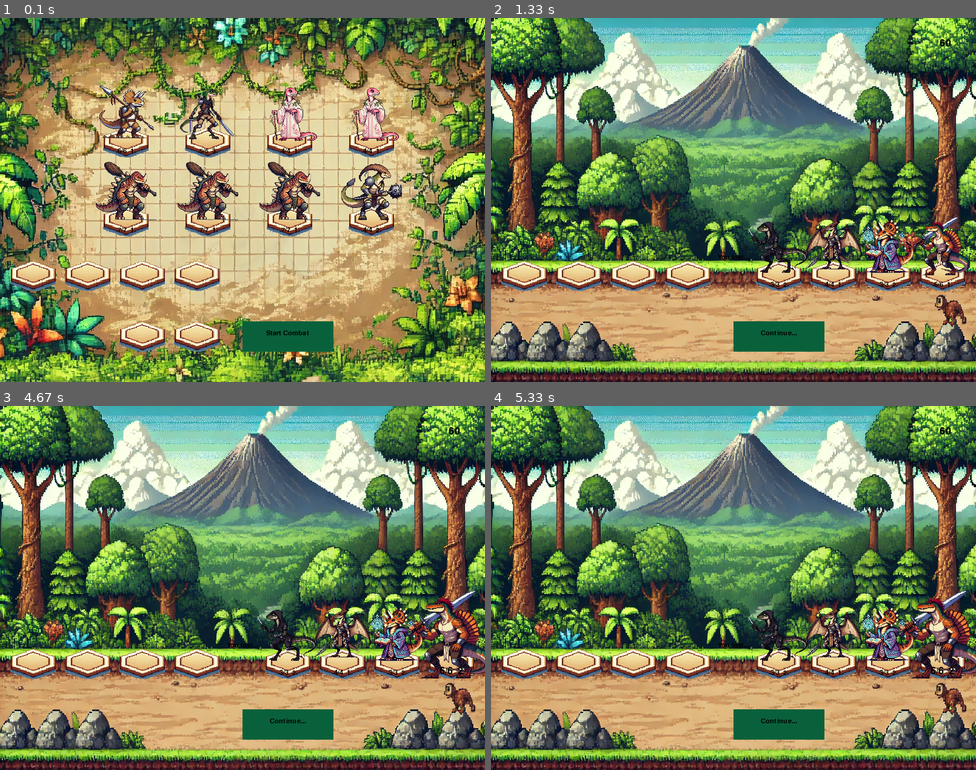
Above: before the commit, frames 1-4 (two rows, left to right).
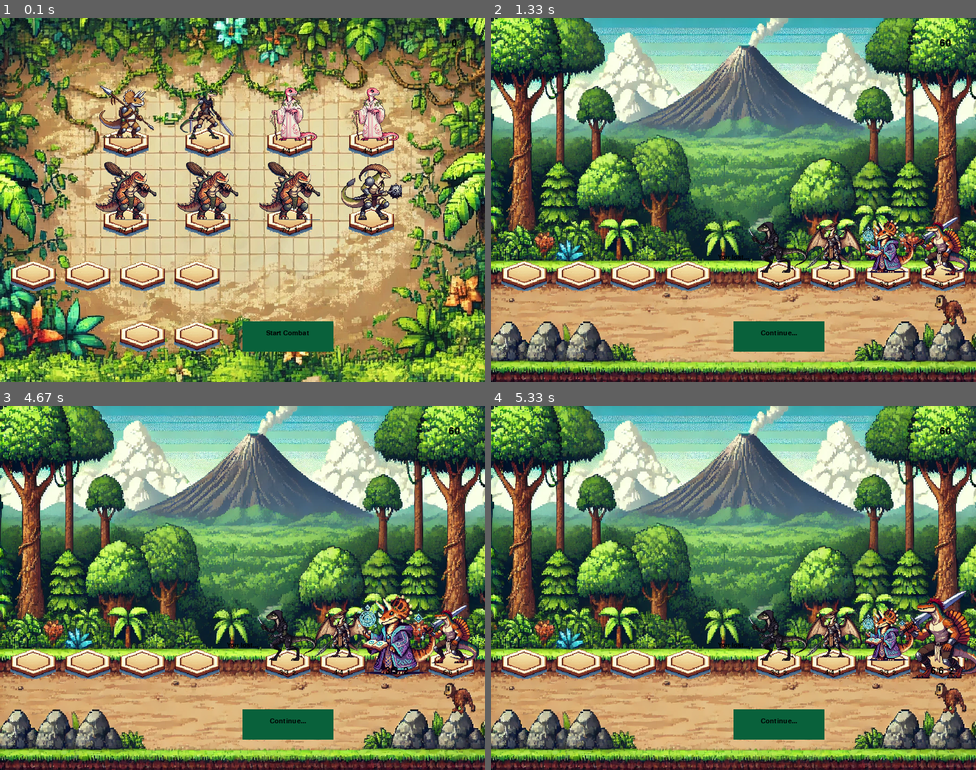
Above: after the commit, the same moments.

Repository: ENorell/RogueTroupe
Game: pygame game, started from main.py
Same seed, same stepped clock (60 frames per second), same inputs: the game is played once before the commit and once after it.
Inputs:
- Up to frame 1 (0.1 s): no input
- Up to frame 2 (1.33 s): tap Space at 0.33 s
- Up to frame 3 (4.67 s): no input
- Up to frame 4 (5.33 s): no input

Frames 1-2 are identical in both runs. In frame 3, 3.8% of the frame differs, in the area x 73-100%, y 50-75%; in frame 4, nothing differs.

Commit message:
Added an ability handler

Diff:
--- a/components/character.py
+++ b/components/character.py
@@ -27,7 +27,6 @@
         self.is_defending = False
         self.target = None
         self.attacker = None
-        self.ability: Optional[Ability] = self.ability_type() if self.ability_type else None
 
     def damage_health(self, damage: int) -> None:
         self.health = max(self.health - damage, 0)
@@ -44,10 +43,6 @@
 
     def revive(self) -> None:
         self.health = self.max_health
-
-    def refresh_ability(self) -> None:
-        if not self.ability: return
-        self.ability.is_done = False
 
 
 class Archeryptrx(Character):
--- a/states/combat_state.py
+++ b/states/combat_state.py
@@ -8,7 +8,7 @@
 from components.character import Character, draw_character
 from components.character_slot import CombatSlot, draw_slot
 from components.interactable import Button, draw_button, draw_text
-from components.abilities import TriggerType, BasicAttack, Delay
+from components.abilities import Ability, TriggerType, BasicAttack, Delay
 from assets.images import IMAGES, ImageChoice
 from settings import DISPLAY_HEIGHT, DISPLAY_WIDTH
 
@@ -17,22 +17,36 @@
 CHARACTER_HOVER_SCALE_RATIO: Final[float] = 1.5
 
 
-def done_triggering_abilities(ally_slots: list[CombatSlot], enemy_slots: list[CombatSlot], trigger_type: TriggerType) -> bool:
-    for slot in ally_slots + enemy_slots:
-        if not slot.content: continue
-        if     slot.content.is_dead(): continue
-        if not slot.content.ability: continue
-        if not slot.content.ability.trigger == trigger_type: continue
-        if     slot.content.ability.is_done: continue
-
-        slot.content.ability.activate(slot.content, ally_slots, enemy_slots)
-        return False # We need to iterate some more
-    return True # All abilities are done
-
-
-def refresh_all_abilities(ally_slots: list[CombatSlot], enemy_slots: list[CombatSlot], trigger_type: TriggerType) -> None:
-    for character in [slot.content for slot in ally_slots + enemy_slots if slot.content and slot.content.ability and slot.content.ability.trigger == trigger_type]:
-        character.refresh_ability()
+class AbilityHandler:
+    '''
+    Handles the execution of abilities regardless of trigger
+    '''
+    def __init__(self, ally_slots: list[CombatSlot], enemy_slots: list[CombatSlot]) -> None:
+        self.ally_slots = ally_slots
+        self.enemy_slots = enemy_slots
+        self.is_done = False
+        self.abilities: dict[Character, Ability] = {}
+
+    def setup_all(self, trigger_type: TriggerType) -> None:
+        for slot in self.ally_slots + self.enemy_slots:
+            if not slot.content: continue
+            self.setup_single(slot.content, trigger_type)
+
+
+    def setup_single(self, caster: Character, trigger_type: TriggerType) -> None:
+        if     caster.is_dead(): return
+        if not caster.ability_type: return
+        if not caster.ability_type.trigger == trigger_type: return
+
+        self.abilities[caster] = caster.ability_type() # Instantiate the class here, then throw it away when we are done
+
+
+    def activate(self) -> None:
+        for character, ability in self.abilities.items():
+            if not ability.is_done:
+                ability.activate(character, self.ally_slots, self.enemy_slots)
+                return
+        self.is_done = True
 
 
 class BattleTurn:
@@ -44,6 +58,7 @@
         self.ally_slots = ally_slots
         self.enemy_slots = enemy_slots
 
+        self.starting_abilities = AbilityHandler(ally_slots, enemy_slots)
         self.basic_attack = BasicAttack(acting_slot, ally_slots, enemy_slots)
 
         self.initial_delay = Delay(PAUSE_TIME_S)
@@ -59,6 +74,8 @@
             self.end_turn()
             return
 
+        self.starting_abilities.setup_single(self.character, TriggerType.TURN_START)
+
 
     def end_turn(self) -> None:
         # Potential end of turn effects
@@ -66,7 +83,8 @@
 
 
     def loop(self) -> None:
-        if not done_triggering_abilities(self.ally_slots, self.enemy_slots, TriggerType.TURN_START):
+        if not self.starting_abilities.is_done:
+            self.starting_abilities.activate()
             return
 
         # Then execute attack
@@ -120,6 +138,7 @@
         self.enemy_slots = enemy_slots
         self.turn_order: list[CombatSlot] = []
         self.current_turn: Optional[BattleTurn] = None
+        self.starting_abilities = AbilityHandler(ally_slots, enemy_slots)
         self.round_start_delay = Delay(PAUSE_TIME_S)
         self.round_end_delay = Delay(PAUSE_TIME_S)
         self.is_done = False
@@ -127,6 +146,7 @@
     def start_round(self) -> None:
         self.slot_turn_order: list[CombatSlot] = create_alternating_turn_order(self.ally_slots, self.enemy_slots)
         assert self.slot_turn_order # Something is wrong if this is empty at start of turn
+        self.starting_abilities.setup_all(TriggerType.ROUND_START)
 
     def start_next_turn(self) -> None:
         next_slot = self.slot_turn_order.pop(0)
@@ -138,15 +158,14 @@
     def end_round(self) -> None:
         cleanup_dead_units(self.ally_slots, self.enemy_slots)  # Clean up dead units at the end of the round
         shift_units_forward(self.ally_slots, self.enemy_slots)  # Shift units forward to fill empty slots
-        refresh_all_abilities(self.ally_slots, self.enemy_slots, TriggerType.ROUND_START) # Reset the state of the abilities to be used again later
-        refresh_all_abilities(self.ally_slots, self.enemy_slots, TriggerType.TURN_START)
         self.is_done = True
 
     def any_turns_left(self) -> bool:
         return bool(self.slot_turn_order)
 
     def loop(self) -> None:
-        if not done_triggering_abilities(self.ally_slots, self.enemy_slots, TriggerType.ROUND_START):
+        if not self.starting_abilities.is_done:
+            self.starting_abilities.activate()
             return
 
         if not self.round_start_delay.is_done:
@@ -190,10 +209,12 @@
         self.enemy_slots = enemy_slots
         self.continue_button = Button((400, 500), "Continue...")
         self.current_round: Optional[BattleRound] = None
+        self.starting_abilities = AbilityHandler(ally_slots, enemy_slots)
 
     def start_state(self) -> None:
         logging.info("Starting Combat")
         self.round_counter = 0
+        self.starting_abilities.setup_all(TriggerType.COMBAT_START)
 
     def start_next_round(self) -> None:
         self.round_counter += 1
@@ -214,7 +235,8 @@
         self.next_state = StateChoice.SHOP
 
     def loop(self, user_input: UserInput) -> None:
-        if not done_triggering_abilities(self.ally_slots, self.enemy_slots, TriggerType.COMBAT_START):
+        if not self.starting_abilities.is_done:
+            self.starting_abilities.activate()
             return
 
         if not self.current_round: # Allows us to wait for start of combat abilities, happens exactly once
